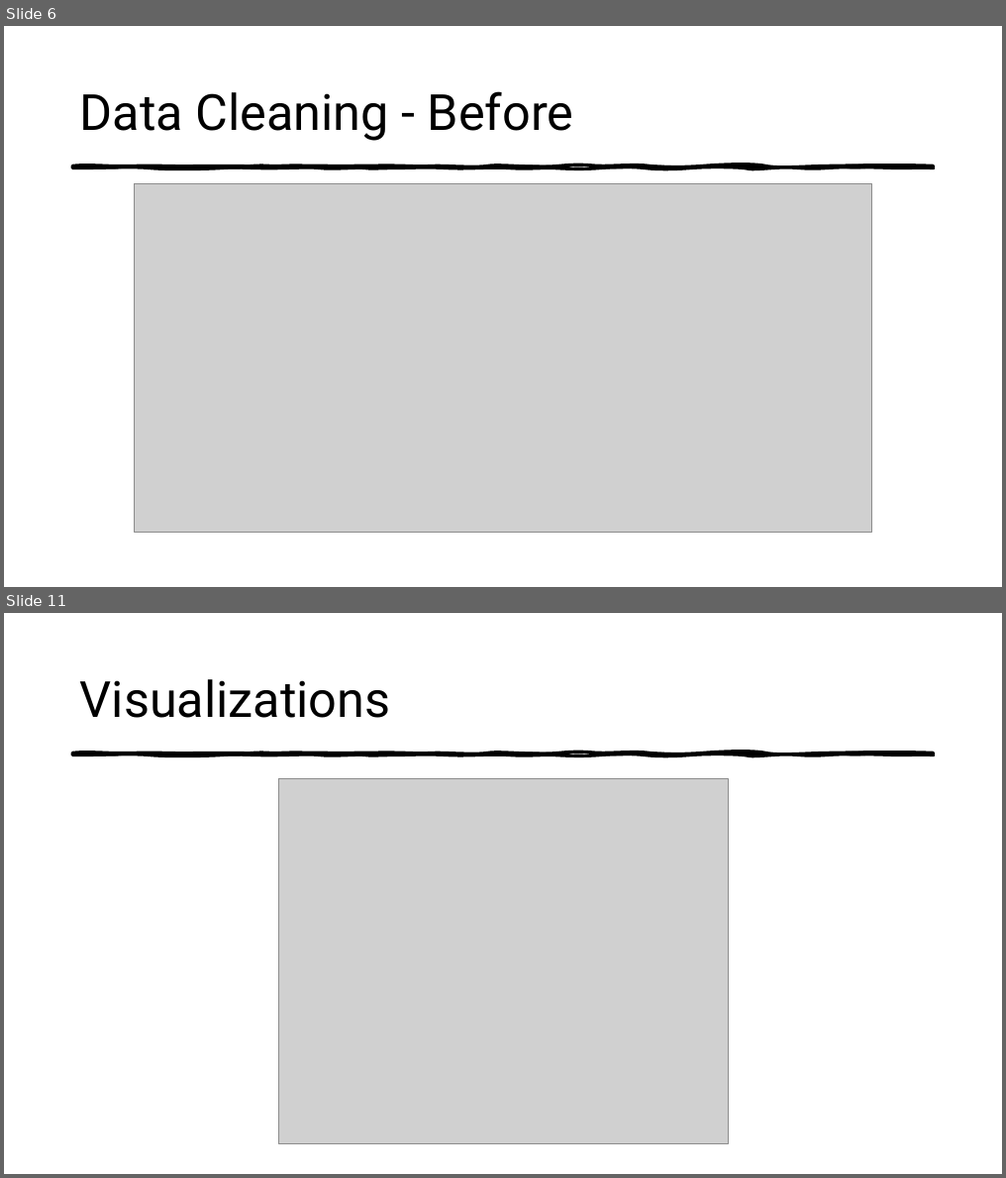
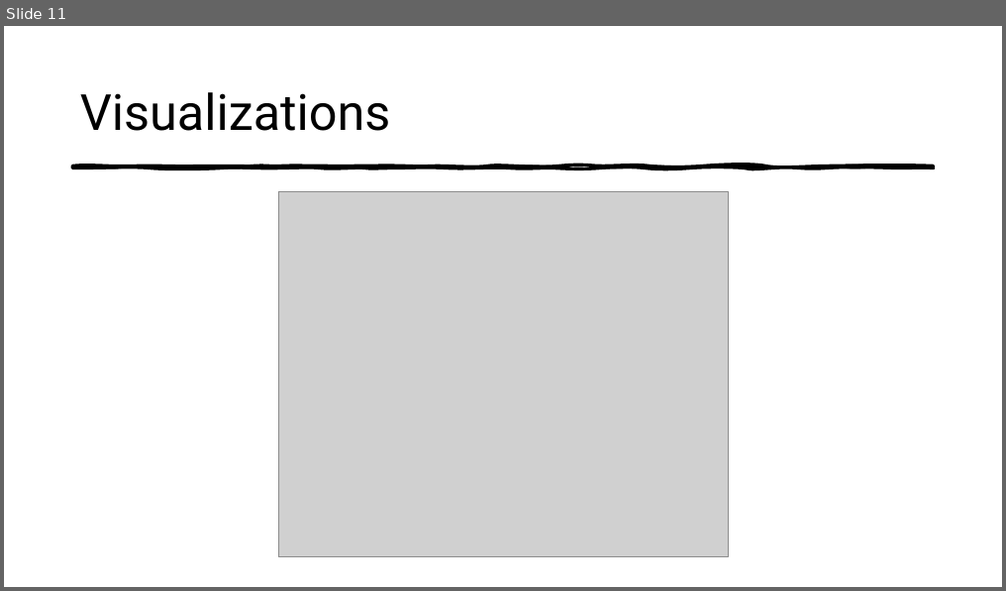
Before and after one commit to BiochemHead/COMP_4447_Final_Project, a slide deck: HikingPresentation.pptx. Shown one above the other, each under a label of ours: slides 6 and 11 before the commit, slide 11 after it; the slides between them are not shown. The pictures are 1006x1178 and 1006x591 pixels, drawn with LibreOffice and Linux fonts; fonts in the diff are those of the drawing; grey boxes stand for pictures. Boxes give left, top, right and bottom in pixels: in the first picture for what was removed or moved away, otherwise in the second. Text is boxed around its words. In the diff, an @@ line names an element or a change of style, - is before the commit and + after.

```diff
--- a/HikingPresentation.pptx
+++ b/HikingPresentation.pptx
@@ slide 6 removed at (x1=4, y1=26, x2=1002, y2=587), background #FFFFFF; not listed: 1 template element that a slide beside it also shows @@
@@ title removed at (x1=80, y1=91, x2=574, y2=141) @@
-Data Cleaning - Before
@@ picture removed at (x1=135, y1=184, x2=872, y2=532) @@
```
Also in this commit, not shown: 3 slides changed, 4 slides added, 4 other slides removed.
